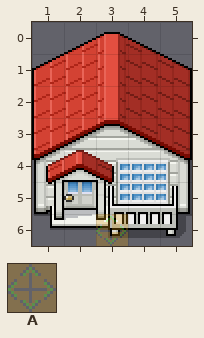
Tiled map: tools/map-procedural-generation/template/red-city/1/building-house.tmx. Above, as it was before the edit.
Cells are 16x16 px. Shown: x 1..5, y 0..6.
Key: from "invisible": A 3.
Objects are placed by their top-left corner, in cells (3,4 is the top-left corner of cell 3,4); size is 1x1 cell unless given.
Layers that did not change in this view are not listed.
Objects on layer "Moving" before:
A "teleport on push" at 3,6
Once edited:
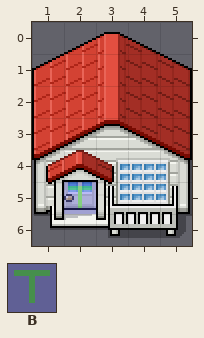
Further tiles: from "invisible": B 2.
Edits made:
{"where": "layer \"Moving\""}
{"now": "B \"teleport on push\" at 2,5"}
{"was": "A \"teleport on push\" at 3,6"}
{"label":"changed","picture_box":[64,182,128,246]}
